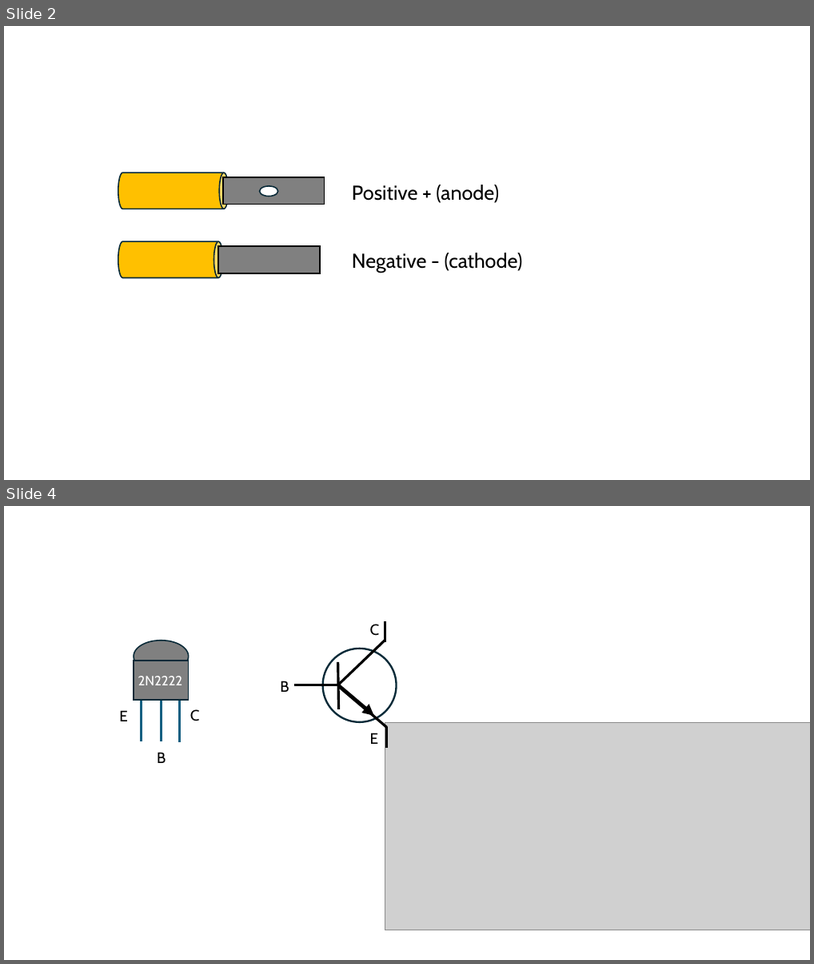
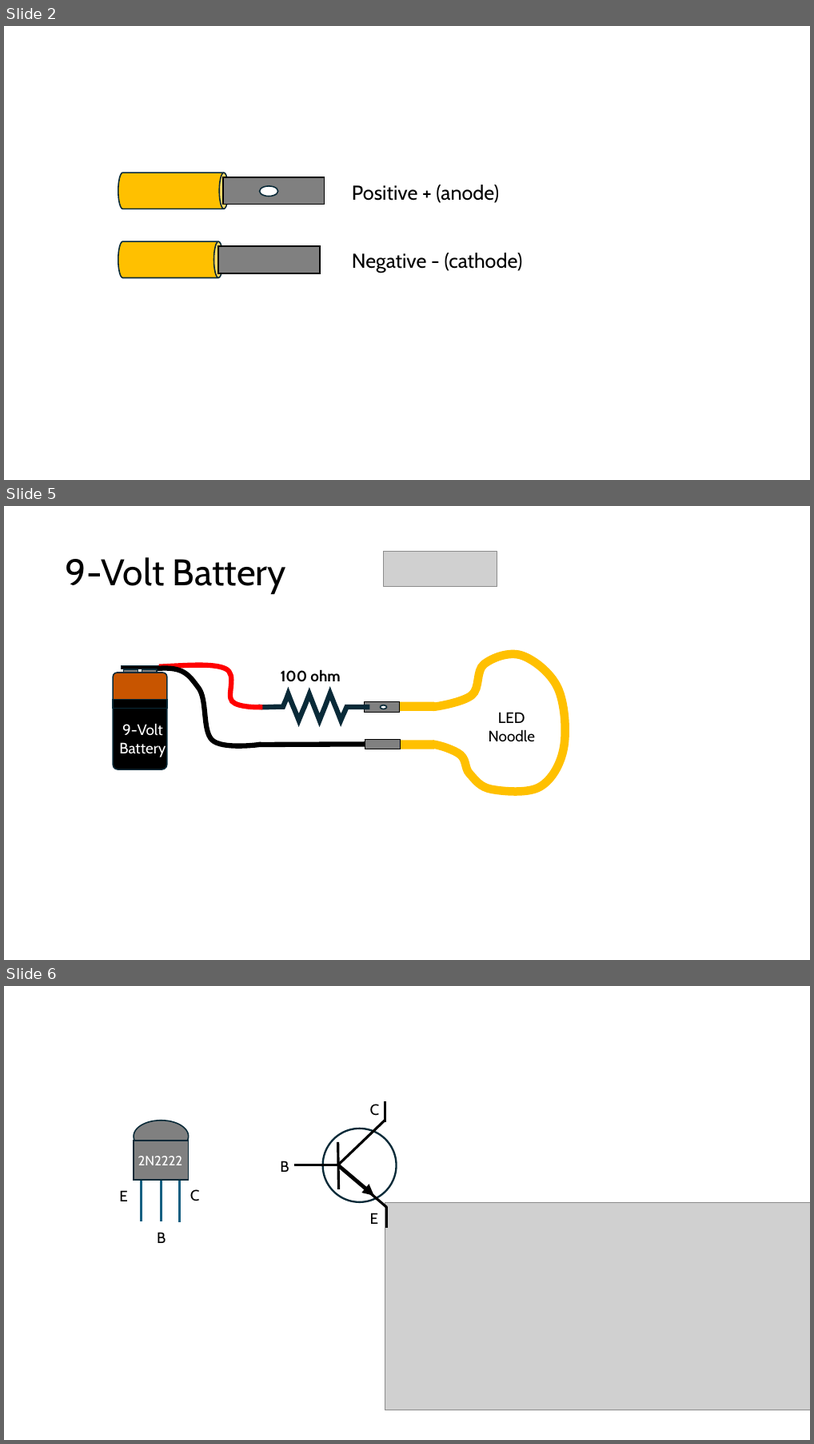
Before and after one commit to dmccreary/beginning-electronics, a slide deck: slides/LED-figures.pptx. Shown one above the other, each under a label of ours: slides 2 and 4 before the commit, slides 2, 5 and 6 after it; the slides between them are not shown. The pictures are 814x964 and 814x1444 pixels, drawn with LibreOffice and Linux fonts; fonts in the diff are those of the drawing; grey boxes stand for pictures. Boxes give left, top, right and bottom in pixels: in the first picture for what was removed or moved away, otherwise in the second. Text is boxed around its words. In the diff, an @@ line names an element or a change of style, - is before the commit and + after.

```diff
--- a/slides/LED-figures.pptx
+++ b/slides/LED-figures.pptx
@@ slide 5 added at <box>4,506,810,960</box>, background #FFFFFF @@
@@ picture added at <box>384,551,498,586</box> @@
@@ title added at <box>66,557,286,594</box>, 44 pt, text #000000 @@
+9-Volt Battery
@@ rounded rectangle added at <box>113,672,166,707</box>, fill #C85500, outline #092A39 1.5 pt @@
@@ rectangle added at <box>122,666,159,668</box>, fill #000000, outline #092A39 1.5 pt @@
@@ rectangle added at <box>124,669,138,672</box>, fill #808080, outline #092A39 1.5 pt @@
@@ rectangle added at <box>142,669,157,672</box>, fill #808080, outline #092A39 1.5 pt @@
@@ freeform shape added at <box>158,668,258,745</box>, outline #000000 6 pt @@
@@ freeform shape added at <box>159,665,260,708</box>, outline #FF0000 6 pt @@
@@ text added at <box>281,669,340,682</box>, 18 pt, text #000000, bold @@
+100 ohm
@@ freeform shape added at <box>433,654,566,792</box>, outline #FFC000 10 pt @@
@@ freeform shape added at <box>258,693,370,720</box>, outline #092A39 6 pt @@
@@ rounded rectangle added at <box>113,700,166,770</box>, fill #000000, outline #092A39 1.5 pt @@
@@ rectangle added at <box>113,700,166,708</box>, fill #000000, outline #092A39 1.5 pt @@
@@ rectangle added at <box>365,702,400,712</box>, fill #808080, outline #000000 0.75 pt @@
@@ ellipse added at <box>380,705,387,708</box>, fill #FFFFFF, outline #092A39 1.5 pt @@
@@ cylinder added at <box>398,702,436,711</box>, fill #FFC000 @@
@@ text added at <box>489,712,535,741</box>, 18 pt, text #000000 @@
+LED
+Noodle
@@ text added at <box>119,723,166,757</box>, 18 pt, text #FFFFFF @@
+9-Volt
+Battery
@@ line added from (258, 744) to (365, 744), #000000 6 pt @@
@@ rectangle added at <box>365,739,401,749</box>, fill #808080, outline #000000 0.75 pt @@
@@ cylinder added at <box>398,740,435,749</box>, fill #FFC000 @@
@@ what was slide 4 is now slide 6 @@
```
Also in this commit, not shown: 2 slides changed, 5 other slides added, 1 slide removed, 3 other files.
